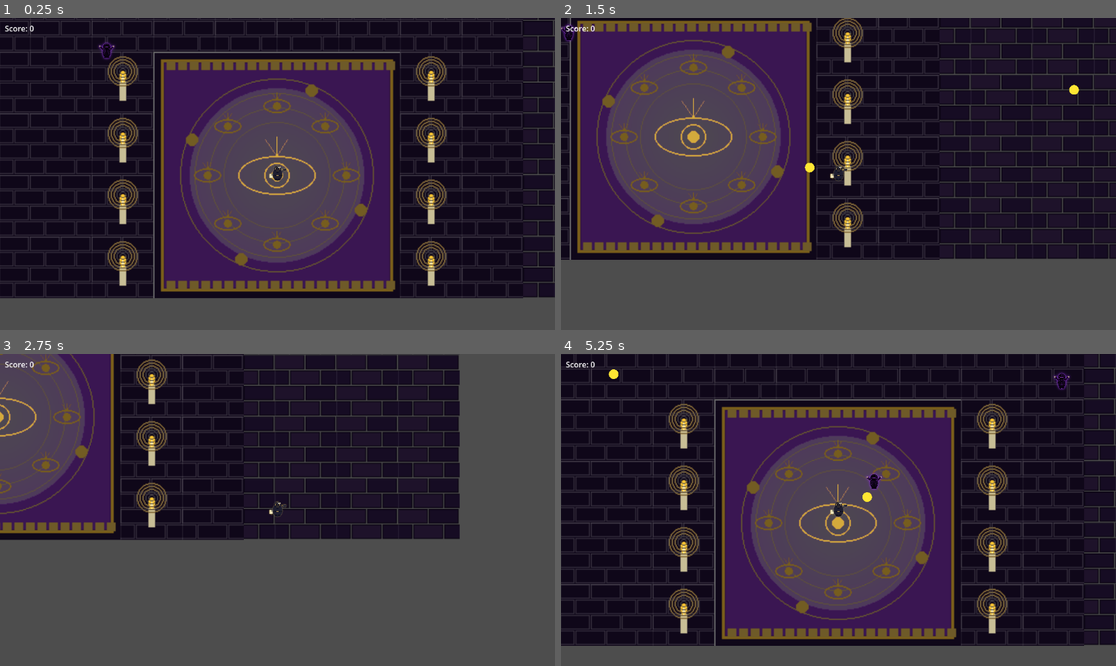
Above: before the commit, frames 1-4 (two rows, left to right).
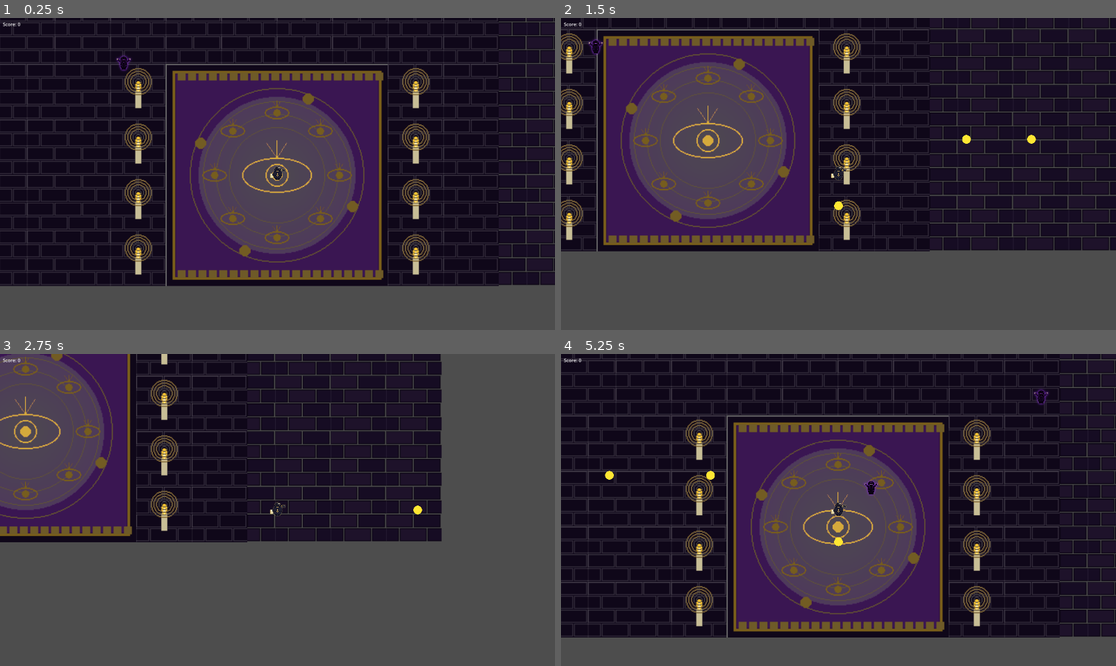
Above: after the commit, the same moments.

Repository: HMarchiori/Infiltrated
Game: Godot game, scene res://Game.tscn
The game is run twice, just before and just after one commit, with the same random seed, the same clock (stepped at 60 frames per second) and the same inputs.
Inputs (mouse positions are in pixels of both pictures, inside the frame that each line leads up to):
- Up to frame 1 (0.25 s): no input
- Up to frame 2 (1.5 s): tap Enter (ui_accept) at 0.5, 0.6, 0.77, 1.07, 1.35 s; move the mouse to (960, 158) at 0.52 s; hold Right (ui_right) 0.53-1.28 s; click (960, 158) at 0.67 s; move the mouse to (727, 189) at 1.27 s; hold Down (ui_down) from 1.28 s (still down); click (727, 189) at 1.42 s
- Up to frame 3 (2.75 s): tap Enter (ui_accept) at 1.52, 1.82, 2.1 s; move the mouse to (333, 441) at 2.02 s; release Down (ui_down) at 2.03 s; hold Right (ui_right) from 2.03 s (still down); click (333, 441) at 2.17 s
- Up to frame 4 (5.25 s): move the mouse to (810, 572) at 2.77 s; release Right (ui_right) at 2.78 s; hold Up (ui_up) 2.78-3.53 s; tap Enter (ui_accept) at 2.85, 3.02, 3.32, 3.6, 3.77, 4.07, 4.35, 4.52, 4.82, 5.1 s; click (810, 572) at 2.92 s; move the mouse to (1005, 556) at 3.52 s; hold Left (ui_left) 3.53-5.03 s; click (1005, 556) at 3.67 s; move the mouse to (672, 463) at 4.27 s; click (672, 463) at 4.42 s; move the mouse to (866, 510) at 5.02 s; hold Down (ui_down) from 5.03 s (still down); click (866, 510) at 5.17 s

The runs differ from the first frame. In frame 1, 31% of the frame differs, in the area x 0-100%, y 0-90%; in frame 2, 27%; in frame 3, 16%; in frame 4, 32%, in the area x 0-100%, y 0-94%.

Commit message:
Change screen resolution

Diff:
--- a/infiltrated/Game.tscn
+++ b/infiltrated/Game.tscn
@@ -1,19 +1,19 @@
-[gd_scene format=3 uid="uid://game_infiltrated"]
+[gd_scene format=3 uid="uid://bmucmpvrb7wiv"]
 
-[ext_resource type="Script" path="res://Game.gd" id="1_gamescript"]
-[ext_resource type="PackedScene" path="res://Room.tscn" id="2_roomscene"]
-[ext_resource type="PackedScene" path="res://Player.tscn" id="3_playerscene"]
+[ext_resource type="Script" uid="uid://cyocoimkt2wgy" path="res://Game.gd" id="1_gamescript"]
+[ext_resource type="PackedScene" uid="uid://djy0t2gsp56b1" path="res://Room.tscn" id="2_roomscene"]
+[ext_resource type="PackedScene" uid="uid://baeg0weytkeyi" path="res://Player.tscn" id="3_playerscene"]
 
-[node name="Game" type="Node2D"]
+[node name="Game" type="Node2D" unique_id=2026175410]
 script = ExtResource("1_gamescript")
 
-[node name="Room" parent="." instance=ExtResource("2_roomscene")]
+[node name="Room" parent="." unique_id=520296313 instance=ExtResource("2_roomscene")]
 
-[node name="Player" parent="." instance=ExtResource("3_playerscene")]
+[node name="Player" parent="." unique_id=2029011315 instance=ExtResource("3_playerscene")]
 
-[node name="HUD" type="CanvasLayer" parent="."]
+[node name="HUD" type="CanvasLayer" parent="." unique_id=90370623]
 
-[node name="ScoreLabel" type="Label" parent="HUD"]
+[node name="ScoreLabel" type="Label" parent="HUD" unique_id=1538594647]
 offset_left = 10.0
 offset_top = 10.0
 offset_right = 600.0
--- a/infiltrated/Player.gd
+++ b/infiltrated/Player.gd
@@ -6,6 +6,7 @@
 @export var bullet_scene: PackedScene
 
 var _fire_timer: float = 0.0
+var _last_dir: Vector2 = Vector2.DOWN
 var hp: int = 20
 
 func _ready() -> void:
@@ -19,8 +20,11 @@
 	velocity = dir.normalized() * SPEED
 	move_and_slide()
 
+	if dir != Vector2.ZERO:
+		_last_dir = dir.normalized()
+
 	_fire_timer -= delta
-	if Input.is_mouse_button_pressed(MOUSE_BUTTON_LEFT) and _fire_timer <= 0.0:
+	if Input.is_action_just_pressed("ui_accept") and _fire_timer <= 0.0:
 		_shoot()
 		_fire_timer = FIRE_RATE
 
@@ -29,7 +33,7 @@
 		return
 	var bullet: Node2D = bullet_scene.instantiate()
 	bullet.global_position = global_position
-	bullet.direction = (get_global_mouse_position() - global_position).normalized()
+	bullet.direction = _last_dir
 	bullet.from_player = true
 	get_tree().current_scene.add_child(bullet)
 
--- a/infiltrated/Player.tscn
+++ b/infiltrated/Player.tscn
@@ -1,18 +1,16 @@
 [gd_scene format=3 uid="uid://baeg0weytkeyi"]
 
-[ext_resource type="Script" path="res://Player.gd" id="1_plscript"]
-[ext_resource type="PackedScene" path="res://Projectile.tscn" id="2_projscene"]
-[ext_resource type="Texture2D" path="res://Assets/01_crane_reporter.png" id="3_pltex"]
+[ext_resource type="Script" uid="uid://e6q6epxevit5" path="res://Player.gd" id="1_plscript"]
+[ext_resource type="PackedScene" uid="uid://dj62gaj2wrmfc" path="res://Projectile.tscn" id="2_projscene"]
+[ext_resource type="Texture2D" uid="uid://8e7ylprcja0c" path="res://Assets/01_crane_reporter.png" id="3_pltex"]
 
 [sub_resource type="RectangleShape2D" id="RectangleShape2D_0rwas"]
-size = Vector2(18, 18)
+size = Vector2(30, 30)
 
 [sub_resource type="RectangleShape2D" id="RectangleShape2D_xhfnw"]
-size = Vector2(20, 20)
 
 [node name="Player" type="CharacterBody2D" unique_id=1975386178]
 collision_layer = 2
-collision_mask = 1
 script = ExtResource("1_plscript")
 bullet_scene = ExtResource("2_projscene")
 
@@ -31,7 +29,7 @@
 shape = SubResource("RectangleShape2D_xhfnw")
 
 [node name="PlayerCamera" type="Camera2D" parent="." unique_id=1788755235]
-zoom = Vector2(2, 2)
+zoom = Vector2(3, 3)
 
 [node name="StatsComponent" type="Node" parent="." unique_id=87154125]
 metadata/HP = 20
--- a/infiltrated/project.godot
+++ b/infiltrated/project.godot
@@ -11,14 +11,19 @@
 [application]
 
 config/name="Infiltrated"
+run/main_scene="res://Game.tscn"
 config/features=PackedStringArray("4.6", "Forward Plus")
 config/icon="res://icon.svg"
-run/main_scene="res://Game.tscn"
 
 [autoload]
 
 EventBus="*res://autoloads/EventBus.gd"
 GameState="*res://autoloads/GameState.gd"
+
+[display]
+
+window/size/viewport_width=1920
+window/size/viewport_height=1080
 
 [physics]
 
Not shown, added: infiltrated/Enemy.gd.uid
Not shown, added: infiltrated/EnemySpawner.gd.uid
Not shown, added: infiltrated/ExitPortal.gd.uid
Not shown, added: infiltrated/Game.gd.uid
Not shown, added: infiltrated/Player.gd.uid
Not shown: 1 places in infiltrated/Player.tscn that only renumber resources
Not shown, added: infiltrated/Projectile.gd.uid
Not shown, added: infiltrated/Room.gd.uid
Not shown, added: infiltrated/autoloads/EventBus.gd.uid
Not shown, added: infiltrated/autoloads/GameState.gd.uid
